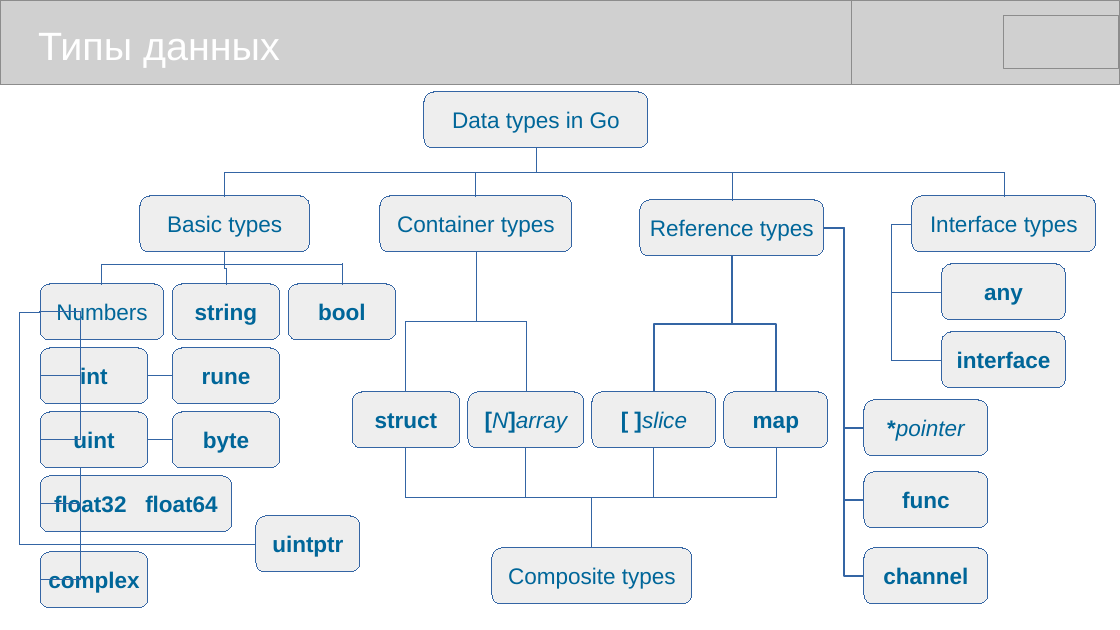
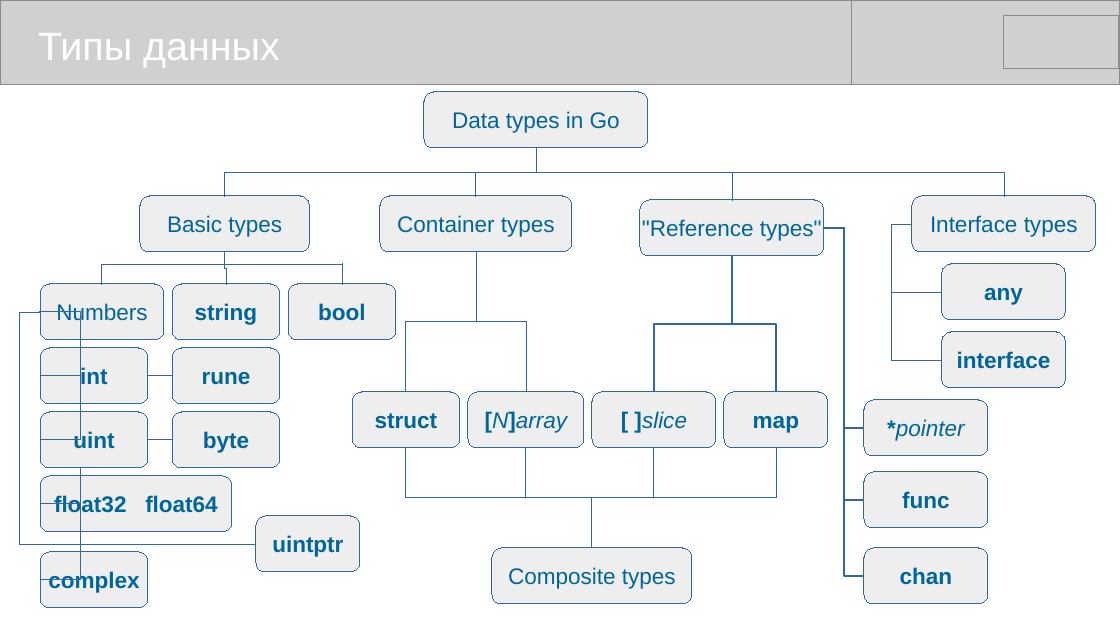
Before and after one commit to mike-shock/Go_language, a slide deck: slide 20 of Go_Review.odp. Drawn at 1120x630 pixels with LibreOffice and Linux fonts; fonts in the diff are those of the drawing; grey boxes stand for pictures. Boxes give left, top, right and bottom in pixels: in the first picture for what was removed or moved away, otherwise in the second. Text is boxed around its words. In the diff, an @@ line names an element or a change of style, - is before the commit and + after.

```diff
--- a/Go_Review.odp
+++ b/Go_Review.odp
@@ text in rounded rectangle at (x1=642, y1=219, x2=822, y2=241): text changed @@
-Reference types
+"Reference types"
@@ text in rounded rectangle at (x1=900, y1=567, x2=953, y2=585): text changed @@
-channel
+chan
```
Also in this commit, not shown: 1 other file.
